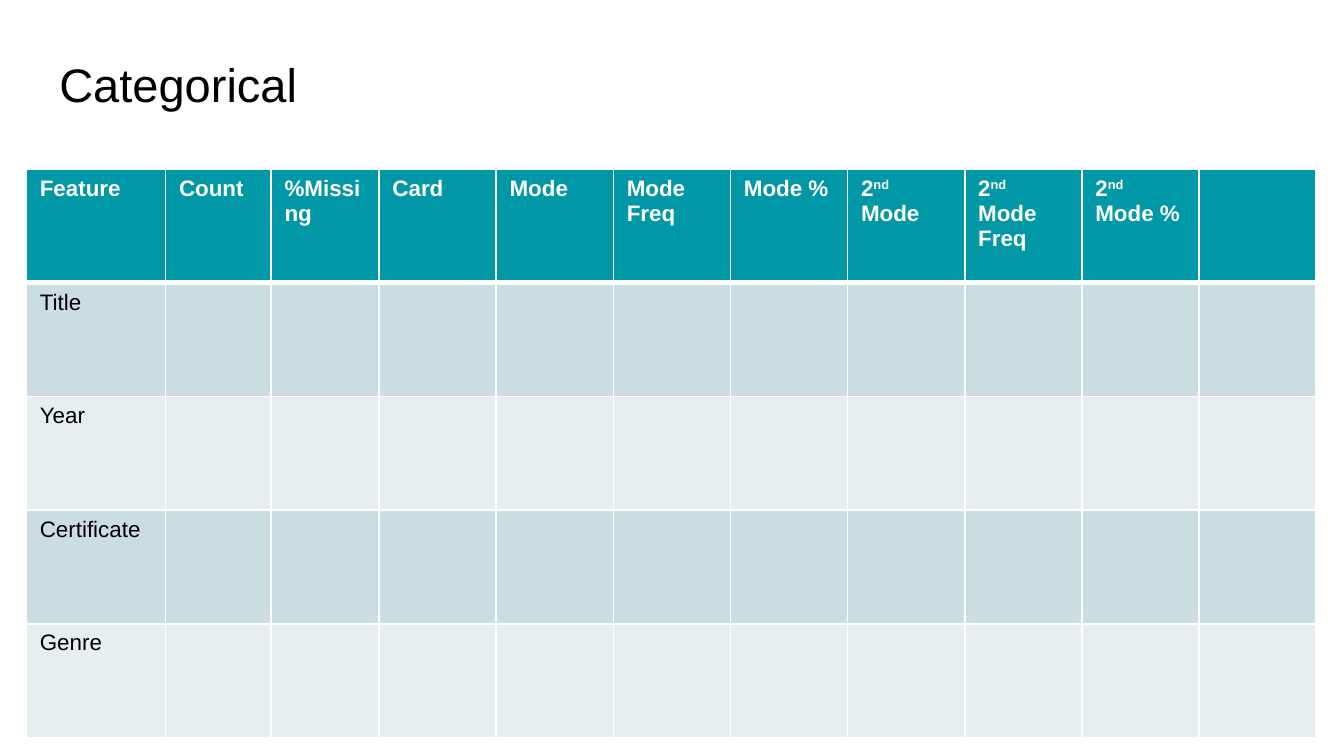
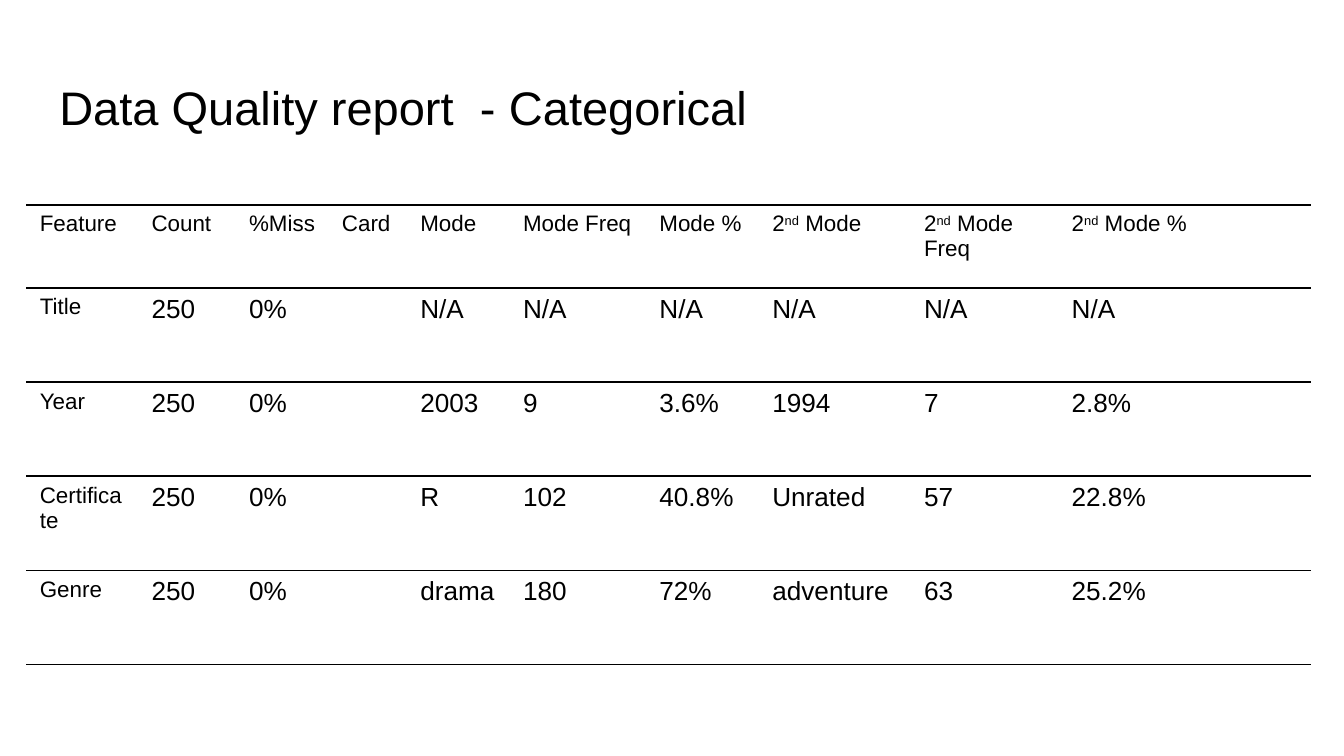
Before and after one commit to amelka800/Data-CA, a slide deck: slide 8 of Data Exploration CA Template 2026.pptx. Drawn at 1344x756 pixels with LibreOffice and Linux fonts; fonts in the diff are those of the drawing. Boxes give left, top, right and bottom in pixels: in the first picture for what was removed or moved away, otherwise in the second. Text is boxed around its words. In the diff, an @@ line names an element or a change of style, - is before the commit and + after.

```diff
--- a/Data Exploration CA Template 2026.pptx
+++ b/Data Exploration CA Template 2026.pptx
@@ title at <box>59,91,747,134</box>: text changed @@
-Categorical
+Data Quality report - Categorical
@@ table at <box>27,204,1310,664</box> @@
-row 1, column 3: %Missing
+row 1, column 3: %Miss
-row 2: Title |  |  |  |  |  |  |  |  |  | 
+row 2: Title | 250 | 0% |  | N/A | N/A | N/A | N/A | N/A | N/A | 
-row 3: Year |  |  |  |  |  |  |  |  |  | 
+row 3: Year | 250 | 0% |  | 2003 | 9 | 3.6% | 1994 | 7 | 2.8% | 
-row 4: Certificate |  |  |  |  |  |  |  |  |  | 
+row 4: Certificate | 250 | 0% |  | R | 102 | 40.8% | Unrated | 57 | 22.8% | 
-row 5: Genre |  |  |  |  |  |  |  |  |  | 
+row 5: Genre | 250 | 0% |  | drama | 180 | 72% | adventure | 63 | 25.2% | 
@@ fill #0097A7 to none in 10 cells @@
@@ fill #CCDDE1 to none in 18 cells @@
@@ fill #E7EFF1 to none in 18 cells @@
@@ text colour #FFFFFF to #000000, bold off in "Feature", "Count", "Card", "Mode" and 5 more places @@
@@ borders changed @@
@@ table: place and size @@
-table at <box>27,169,1316,738</box>
+table at <box>27,204,1310,664</box>
```
Also in this commit, not shown: 8 other slides changed, 8 slides added, 4 slides removed, 2 other files.
